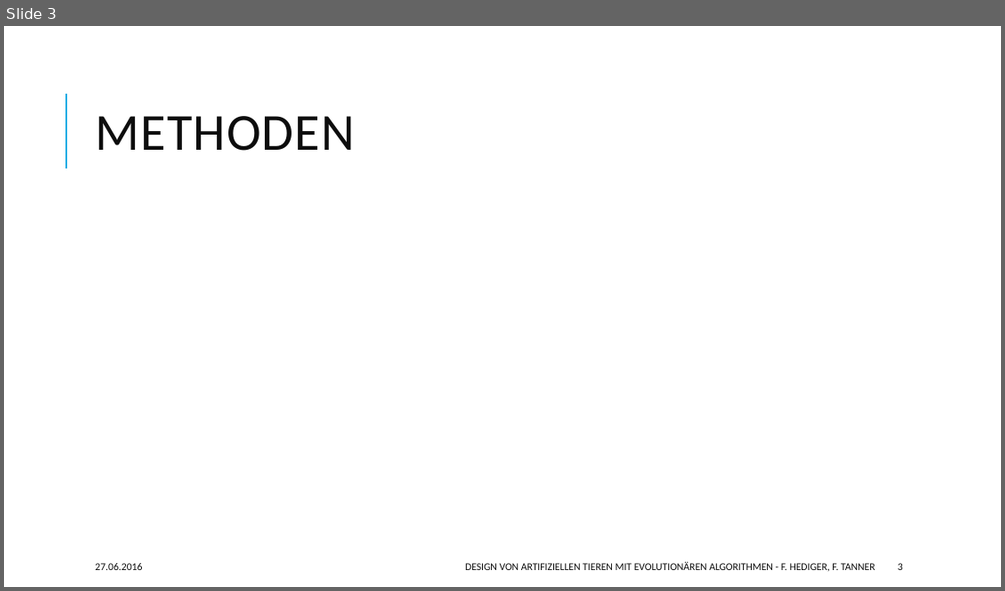
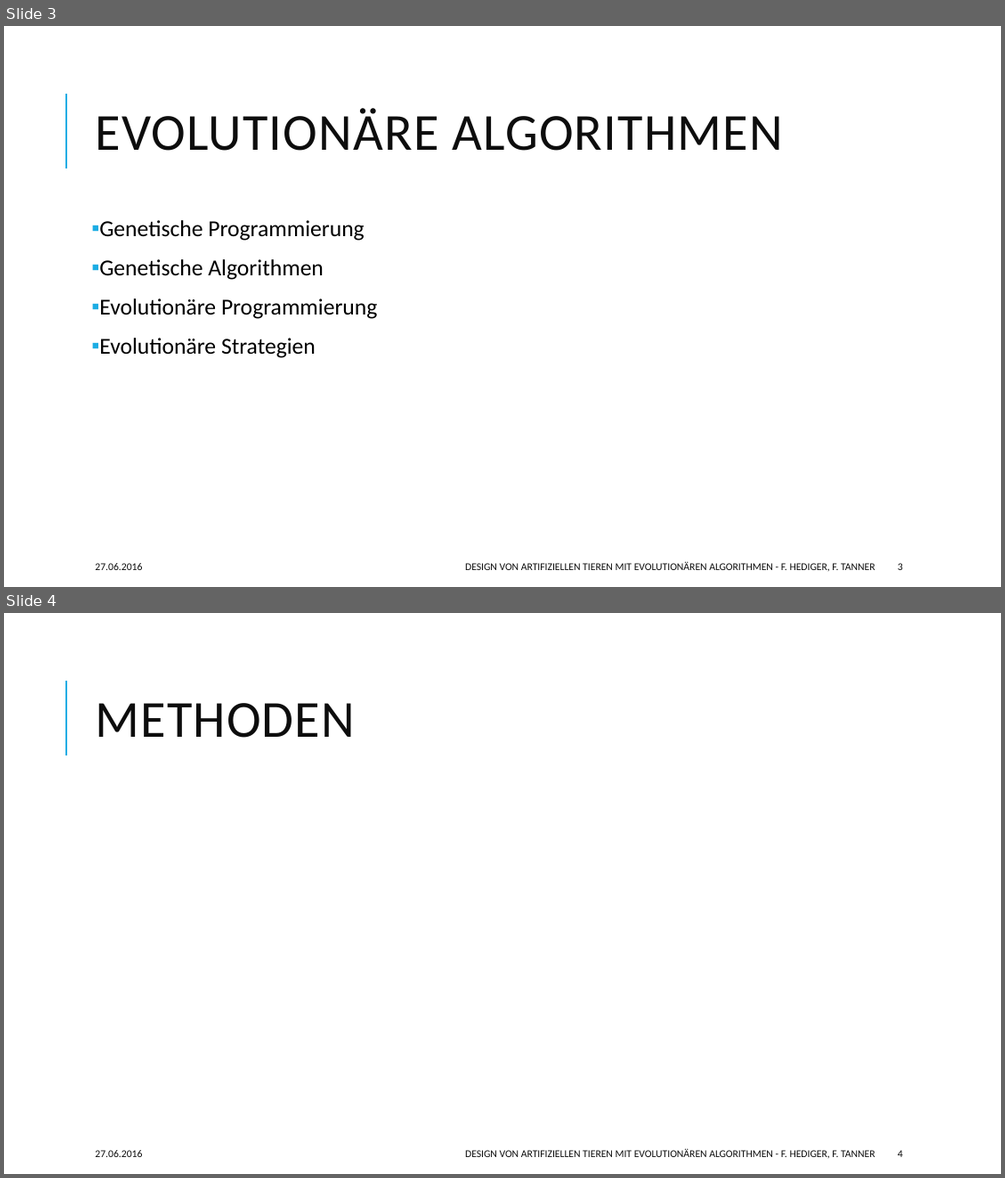
Before and after one commit to hedigerf/evolut, a slide deck: evolutdoc/presentation.pptx. Shown one above the other, each under a label of ours: slide 3 before the commit, slides 3 and 4 after it. The pictures are 1005x591 and 1005x1178 pixels, drawn with LibreOffice and Linux fonts; fonts in the diff are those of the drawing. Boxes give left, top, right and bottom in pixels: in the first picture for what was removed or moved away, otherwise in the second. Text is boxed around its words. In the diff, an @@ line names an element or a change of style, - is before the commit and + after.

```diff
--- a/evolutdoc/presentation.pptx
+++ b/evolutdoc/presentation.pptx
@@ slide 3 added at [4, 26, 1001, 587], background #FFFFFF; not listed: 1 template element that a slide beside it also shows @@
@@ title added at [95, 108, 783, 151], 50 pt, text #0D0D0D @@
+EVOLUTIONÄRE ALGORITHMEN
@@ text added at [99, 220, 377, 358], 22 pt, text #000000 @@
+▪ Genetische Programmierung
+▪ Genetische Algorithmen
+▪ Evolutionäre Programmierung
+▪ Evolutionäre Strategien
@@ text added at [95, 563, 142, 570], 10 pt, text #0D0D0D @@
+27.06.2016
@@ text added at [465, 562, 874, 571], 10 pt, text #0D0D0D @@
+DESIGN VON ARTIFIZIELLEN TIEREN MIT EVOLUTIONÄREN ALGORITHMEN - F. HEDIGER, F. TANNER
@@ page number added at [898, 563, 903, 570], 10 pt, text #0D0D0D @@
+3
@@ what was slide 3 is now slide 4 @@
@@ page number at [898, 1150, 903, 1157]: text changed @@
-3
+4
```
Also in this commit, not shown: 3 slides changed.
